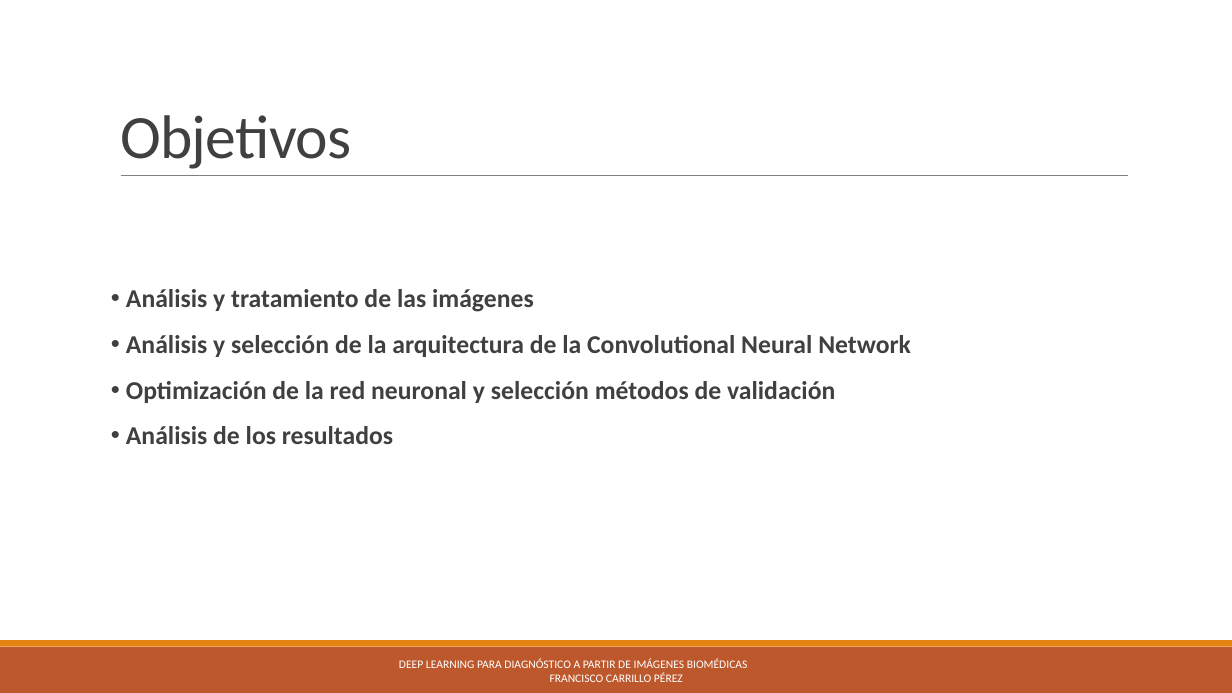
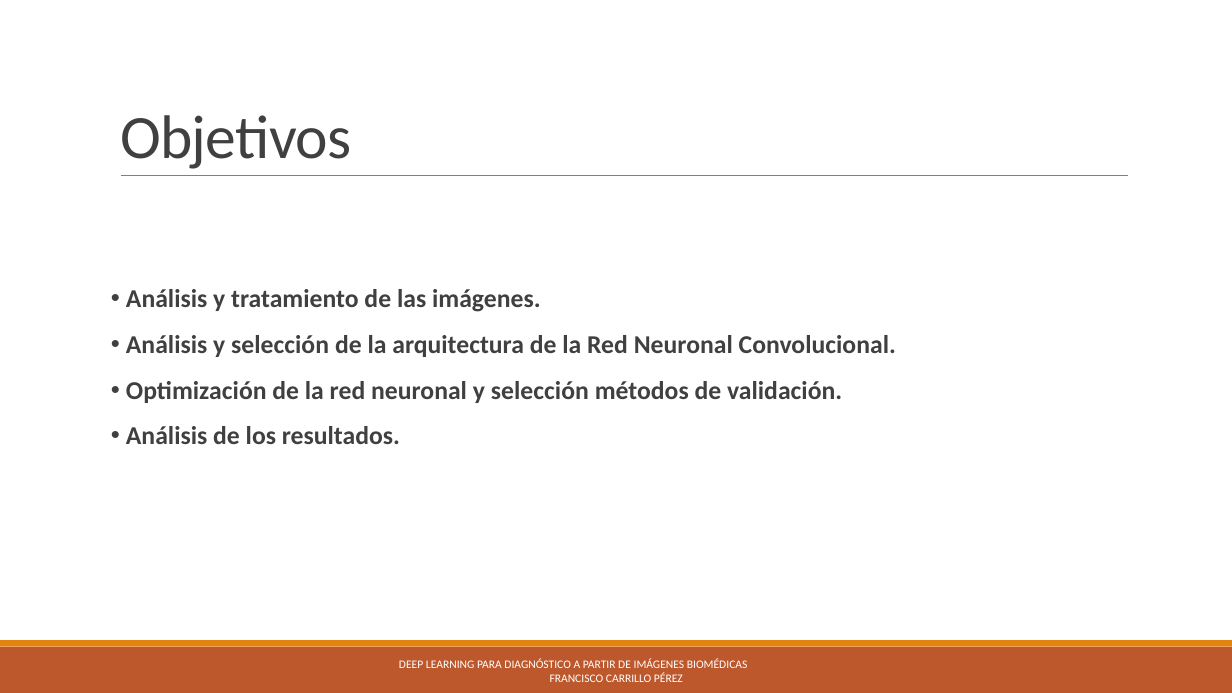
Before and after one commit to pacocp/Deep-Learning-para-diagnostico-a-partir-de-imagenes-Biomedicas, a slide deck: slide 6 of tfgpresentacion.pptx. Drawn at 1232x693 pixels with LibreOffice and Linux fonts; fonts in the diff are those of the drawing. Boxes give left, top, right and bottom in pixels: in the first picture for what was removed or moved away, otherwise in the second. Text is boxed around its words. In the diff, an @@ line names an element or a change of style, - is before the commit and + after.

```diff
--- a/tfgpresentacion.pptx
+++ b/tfgpresentacion.pptx
@@ text at <box>126,289,896,444</box>: text changed @@
-• Análisis y tratamiento de las imágenes
-• Análisis y selección de la arquitectura de la Convolutional Neural Network
-• Optimización de la red neuronal y selección métodos de validación
-• Análisis de los resultados
+• Análisis y tratamiento de las imágenes.
+• Análisis y selección de la arquitectura de la Red Neuronal Convolucional.
+• Optimización de la red neuronal y selección métodos de validación.
+• Análisis de los resultados.
```
Also in this commit, not shown: 14 other slides changed, 1 slide added.
